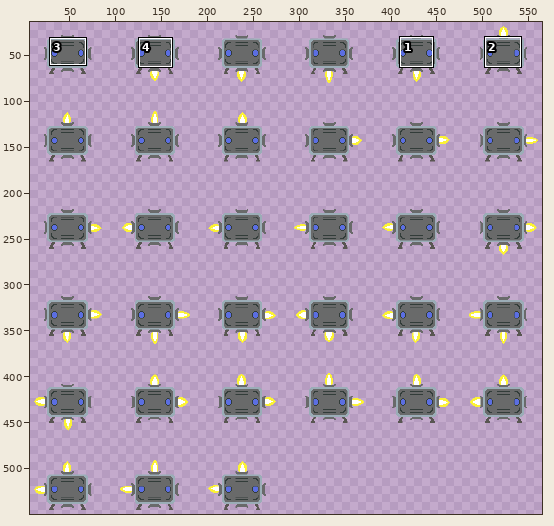
A sprite sheet gets an edit: public/assets/sprite_rocket_omin.png. Above: a wide view before the commit, with the close-up outlined.
Close-up. As it was:
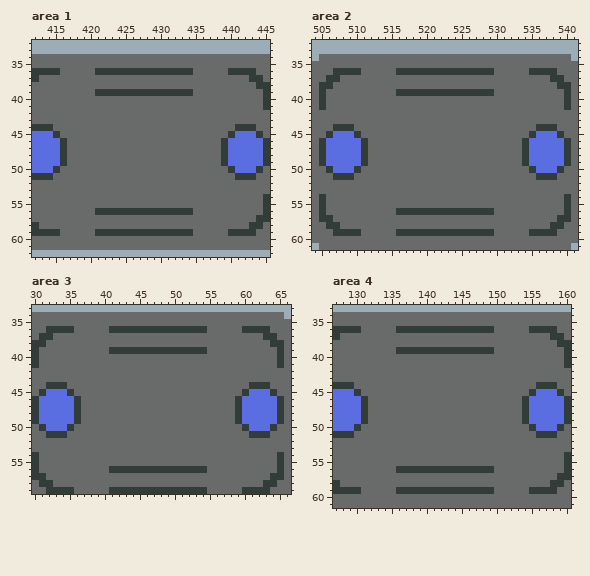
The file is 571x571 pixels. Shown: area 1: x 412..445, y 32..62; area 2: x 504..541, y 32..61; area 3: x 30..66, y 33..59; area 4: x 127..160, y 33..61. The wide view leaves out empty margins. The commit also changed other parts of the picture, which this record leaves out.
Once edited:
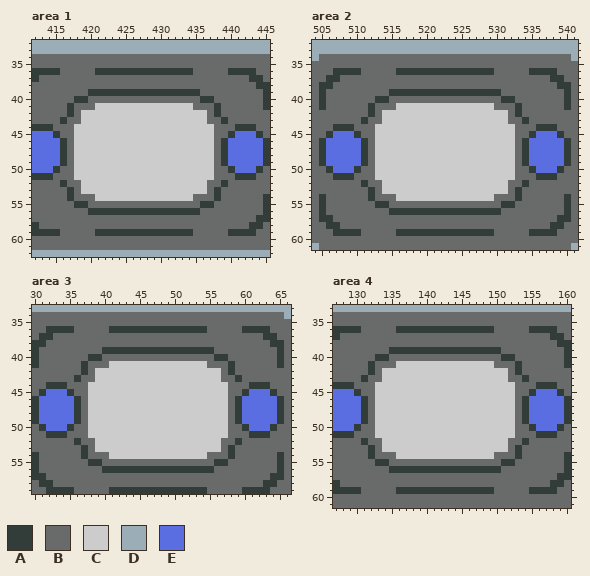
Palette (. is transparent): A #323c39  B #696a6a  C #cccccc  D #9badb7  E #5b6ee1
Difference:
Area 1:
The edit turns colour B into colour A in row 39 at x 420 and 435; in row 40 at x 418 to 419 and 436 to 437; in rows 41 to 42 at x 417 and 438; in row 43 at x 416 and 439; in row 52 at x 416 and 439; in rows 53 to 54 at x 417 and 438.
The edit turns colour B into colour A in row 55 at x 418 to 419 and 436 to 437; in row 56 at x 420 and 435.
The edit turns colour B into colour C in row 41 at x 421 to 434; in rows 42 to 43 at x 419 to 436; in rows 44 to 51 at x 418 to 437; in rows 52 to 53 at x 419 to 436; in row 54 at x 421 to 434.
Area 2:
The edit turns colour B into colour A in row 39 at x 515 and 530; in row 40 at x 513 to 514 and 531 to 532; in rows 41 to 42 at x 512 and 533; in row 43 at x 511 and 534; in row 52 at x 511 and 534; in rows 53 to 54 at x 512 and 533.
The edit turns colour B into colour A in row 55 at x 513 to 514 and 531 to 532; in row 56 at x 515 and 530.
The edit turns colour B into colour C in row 41 at x 516 to 529; in rows 42 to 43 at x 514 to 531; in rows 44 to 51 at x 513 to 532; in rows 52 to 53 at x 514 to 531; in row 54 at x 516 to 529.
Area 3:
The edit turns colour B into colour A in row 39 at x 40 and 55; in row 40 at x 38 to 39 and 56 to 57; in rows 41 to 42 at x 37 and 58; in row 43 at x 36 and 59; in row 52 at x 36 and 59; in rows 53 to 54 at x 37 and 58.
The edit turns colour B into colour A in row 55 at x 38 to 39 and 56 to 57; in row 56 at x 40 and 55.
The edit turns colour B into colour C in row 41 at x 41 to 54; in rows 42 to 43 at x 39 to 56; in rows 44 to 51 at x 38 to 57; in rows 52 to 53 at x 39 to 56; in row 54 at x 41 to 54.
Area 4:
The edit turns colour B into colour A in row 39 at x 135 and 150; in row 40 at x 133 to 134 and 151 to 152; in rows 41 to 42 at x 132 and 153; in row 43 at x 131 and 154; in row 52 at x 131 and 154; in rows 53 to 54 at x 132 and 153.
The edit turns colour B into colour A in row 55 at x 133 to 134 and 151 to 152; in row 56 at x 135 and 150.
The edit turns colour B into colour C in row 41 at x 136 to 149; in rows 42 to 43 at x 134 to 151; in rows 44 to 51 at x 133 to 152; in rows 52 to 53 at x 134 to 151; in row 54 at x 136 to 149.
